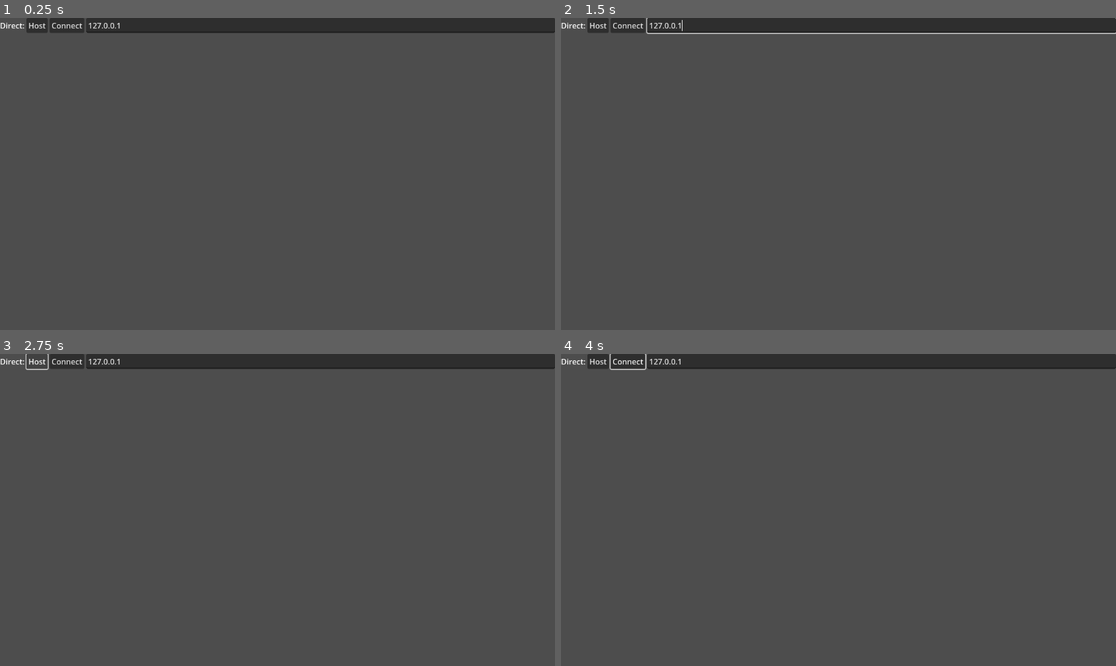
Above: before the commit, frames 1-4 (two rows, left to right).
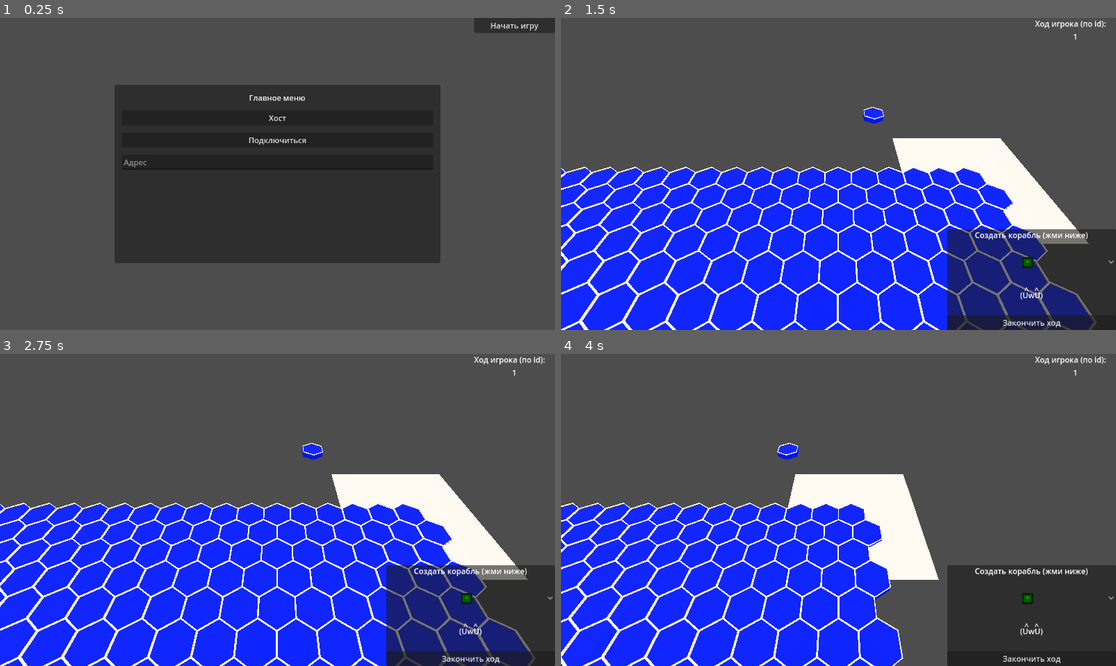
Above: after the commit, the same moments.

Repository: Kh-15N/Ships
Game: Godot game, scene res://fu_test.tscn
Two runs of this game, one before a commit and one after it. Both use one fixed random seed, a clock stepped at 60 frames per second and the inputs below. Before the commit the project starts from res://multiplayer.tscn. The engine's default icon, where the game draws it, is replaced by a stand-in: a white triangle on a blue panel in a dark square.
Inputs (mouse positions are in pixels of both pictures, inside the frame that each line leads up to):
- Up to frame 1 (0.25 s): no input
- Up to frame 2 (1.5 s): click (838, 117) at 0.5 s, where only the run after the commit has a clickable "Хост"; click (1077, 24) at 1.25 s, where only the run after the commit has a clickable "Начать игру"
- Up to frame 3 (2.75 s): click (38, 360) at 2 s, where only the run before the commit has a clickable "Host"
- Up to frame 4 (4 s): click (627, 360) at 2.75 s, where only the run before the commit has a clickable "Connect"; move the mouse to (960, 494) at 3.52 s; hold D (move_right) from 3.53 s (still down); tap Alt (Alt) at 3.6 s; right-click (960, 494) at 3.8 s

The runs differ from the first frame. In frame 1, 37% of the frame differs, in the area x 0-97%, y 0-79%; in frame 2, 56%, in the area x 0-100%, y 0-100%; in frame 3, 56%; in frame 4, 48%.

Commit message:
Add files via upload

Diff:
--- a/fu_test.gd
+++ b/fu_test.gd
@@ -54,6 +54,7 @@
 	enet_peer.create_server(PORT)
 	multiplayer.multiplayer_peer = enet_peer
 	multiplayer.peer_connected.connect(add_player.rpc)
+	multiplayer.peer_connected.disconnect(remove_player)
 	add_player(multiplayer.get_unique_id())
 
 
@@ -71,6 +72,11 @@
 	player.position = $Players.position
 	if not multiplayer.is_server():
 		spawn_objects_request.rpc_id(1, multiplayer.get_unique_id())
+
+func remove_player(peer_id):
+	var player = get_node_or_null(str(peer_id))
+	if player:
+		player.queue_free()
 
 @rpc("any_peer", "call_remote")
 func spawn_objects_request(self_id):
@@ -144,7 +150,14 @@
 		target.hp -= attacker.damage
 		attacker.ready_to_fire = false
 		if target.hp <= 0:
-			print("target destroed")
+			destroy_ship.rpc(target_index)
+
+@rpc("any_peer", "call_local")
+func destroy_ship(ship_index):
+	var ship = ships.pop_at(ship_index)
+	ship.queue_free()
+	print("target destroed")
+
 
 @rpc("any_peer", "call_local")
 func start_game():
--- a/fu_test.tscn
+++ b/fu_test.tscn
@@ -1,13 +1,18 @@
-[gd_scene load_steps=7 format=3 uid="uid://q7m2qqjlrico"]
+[gd_scene load_steps=8 format=3 uid="uid://q7m2qqjlrico"]
 
 [ext_resource type="Script" path="res://fu_test.gd" id="1_hdrd3"]
 [ext_resource type="PackedScene" uid="uid://ch8cdiyf5fipo" path="res://hex_scene.tscn" id="2_je7og"]
-[ext_resource type="Material" path="res://green.tres" id="2_q4k1m"]
-[ext_resource type="Material" path="res://water.tres" id="3_fb0nl"]
+[ext_resource type="Material" uid="uid://dmhv3mq6xsxyi" path="res://green.tres" id="2_q4k1m"]
+[ext_resource type="Material" uid="uid://c1mkf4wsgf0sx" path="res://water.tres" id="3_fb0nl"]
 [ext_resource type="PackedScene" uid="uid://8r52mau04p63" path="res://ship.tscn" id="3_khfok"]
 
 [sub_resource type="PlaneMesh" id="PlaneMesh_7d3tr"]
 size = Vector2(10, 10)
+
+[sub_resource type="Environment" id="Environment_jfkpv"]
+ambient_light_source = 3
+ambient_light_color = Color(0.925777, 0.847654, 0.805484, 1)
+ambient_light_energy = 3.69
 
 [node name="World" type="Node"]
 script = ExtResource("1_hdrd3")
@@ -21,7 +26,10 @@
 mesh = SubResource("PlaneMesh_7d3tr")
 
 [node name="DirectionalLight3D" type="DirectionalLight3D" parent="."]
-transform = Transform3D(1, 0, 0, 0, -0.0719848, 0.997406, 0, -0.997406, -0.0719848, 0, 14.7025, 0)
+transform = Transform3D(1, 0, 0, 0, -0.0719848, 0.997406, 0, -0.997406, -0.0719848, -0.0213585, 14.7025, 0.0643902)
+
+[node name="WorldEnvironment" type="WorldEnvironment" parent="."]
+environment = SubResource("Environment_jfkpv")
 
 [node name="CanvasLayer" type="CanvasLayer" parent="."]
 
@@ -106,6 +114,10 @@
 [node name="Hex_scene" parent="." instance=ExtResource("2_je7og")]
 transform = Transform3D(1, 0, 0, 0, 1, 0, 0, 0, 1, -6.32007, 0, -9.01858)
 
+[node name="SpotLight3D" type="SpotLight3D" parent="."]
+transform = Transform3D(1, 0, 0, 0, 0.0308176, 0.999525, 0, -0.999525, 0.0308176, -220.654, 29.4238, 104.796)
+light_energy = 5.3
+
 [connection signal="pressed" from="CanvasLayer/MainMenu/MarginContainer/VBoxContainer/HostButton" to="." method="_on_host_button_pressed"]
 [connection signal="pressed" from="CanvasLayer/MainMenu/MarginContainer/VBoxContainer/JoinButton" to="." method="_on_join_button_pressed"]
 [connection signal="pressed" from="CanvasLayer/TurnCounter/MarginContainer/VBoxContainer/Button" to="." method="_on_button_pressed"]
--- a/player.gd
+++ b/player.gd
@@ -17,7 +17,7 @@
 
 func _ready() -> void:
 	if not is_multiplayer_authority(): return
-	Input.mouse_mode = Input.MOUSE_MODE_CONFINED
+	Input.mouse_mode = Input.MOUSE_MODE_VISIBLE
 	camera.current = true
 
 func _unhandled_input(event: InputEvent) -> void:
@@ -35,6 +35,9 @@
 
 	if Input.is_action_just_pressed("Alt"):
 		alt = (int(alt) + 1) % 2
+		if alt:
+			Input.mouse_mode = Input.MOUSE_MODE_CAPTURED
+		else: Input.mouse_mode = Input.MOUSE_MODE_VISIBLE
 
 
 	if Input.is_action_just_pressed("click") and raycast_permition:
--- a/player.tscn
+++ b/player.tscn
@@ -1,7 +1,8 @@
-[gd_scene load_steps=6 format=3 uid="uid://cx2qyn02ald5p"]
+[gd_scene load_steps=7 format=3 uid="uid://cx2qyn02ald5p"]
 
 [ext_resource type="Script" path="res://player.gd" id="1_k3eb7"]
 [ext_resource type="Script" path="res://action_panel.gd" id="2_8ip1l"]
+[ext_resource type="Texture2D" uid="uid://bvgt1aqp6hg4j" path="res://icon.svg" id="3_k8nki"]
 
 [sub_resource type="CapsuleMesh" id="CapsuleMesh_dlat2"]
 
@@ -56,13 +57,24 @@
 
 [node name="VBoxContainer" type="VBoxContainer" parent="CanvasLayer/ActionPanel/MarginContainer"]
 layout_mode = 2
-theme_override_constants/separation = 50
+theme_override_constants/separation = 30
+
+[node name="Label2" type="Label" parent="CanvasLayer/ActionPanel/MarginContainer/VBoxContainer"]
+layout_mode = 2
+theme_override_constants/line_spacing = -10
+text = "Создать корабль (жми ниже)"
+horizontal_alignment = 1
 
 [node name="OptionButton" type="OptionButton" parent="CanvasLayer/ActionPanel/MarginContainer/VBoxContainer"]
 visibility_layer = 2
 layout_mode = 2
 mouse_filter = 1
+theme_override_colors/icon_normal_color = Color(0, 0.654902, 0, 1)
+theme_override_colors/icon_focus_color = Color(0.21883, 0.605823, 0.302236, 1)
+theme_override_icons/icon = ExtResource("3_k8nki")
 flat = true
+icon_alignment = 1
+expand_icon = true
 item_count = 3
 popup/item_0/text = "Эсминец"
 popup/item_1/text = "Крейсер"
--- a/project.godot
+++ b/project.godot
@@ -11,7 +11,7 @@
 [application]
 
 config/name="Sips_0.0"
-run/main_scene="res://multiplayer.tscn"
+run/main_scene="res://fu_test.tscn"
 config/features=PackedStringArray("4.3", "Forward Plus")
 config/icon="res://icon.svg"
 
